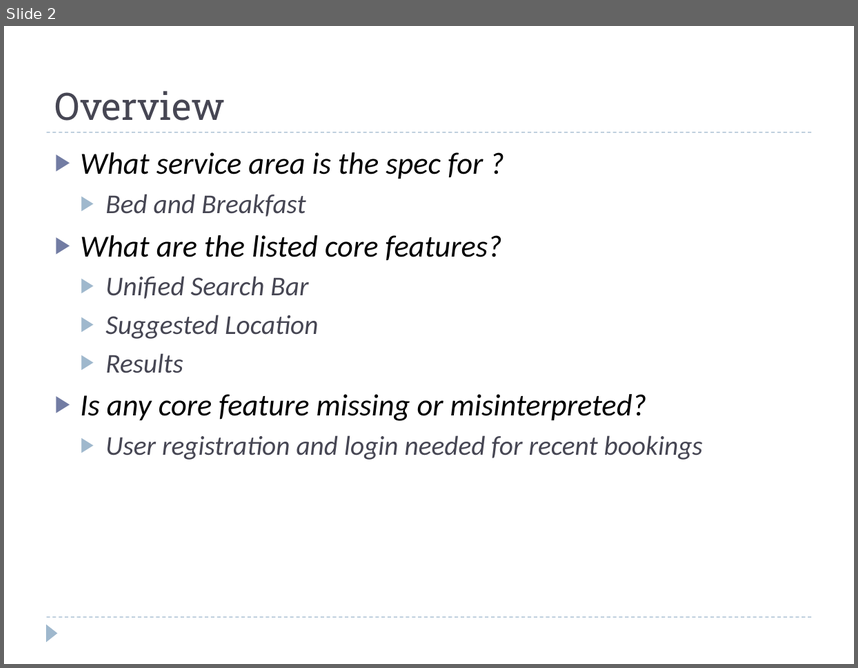
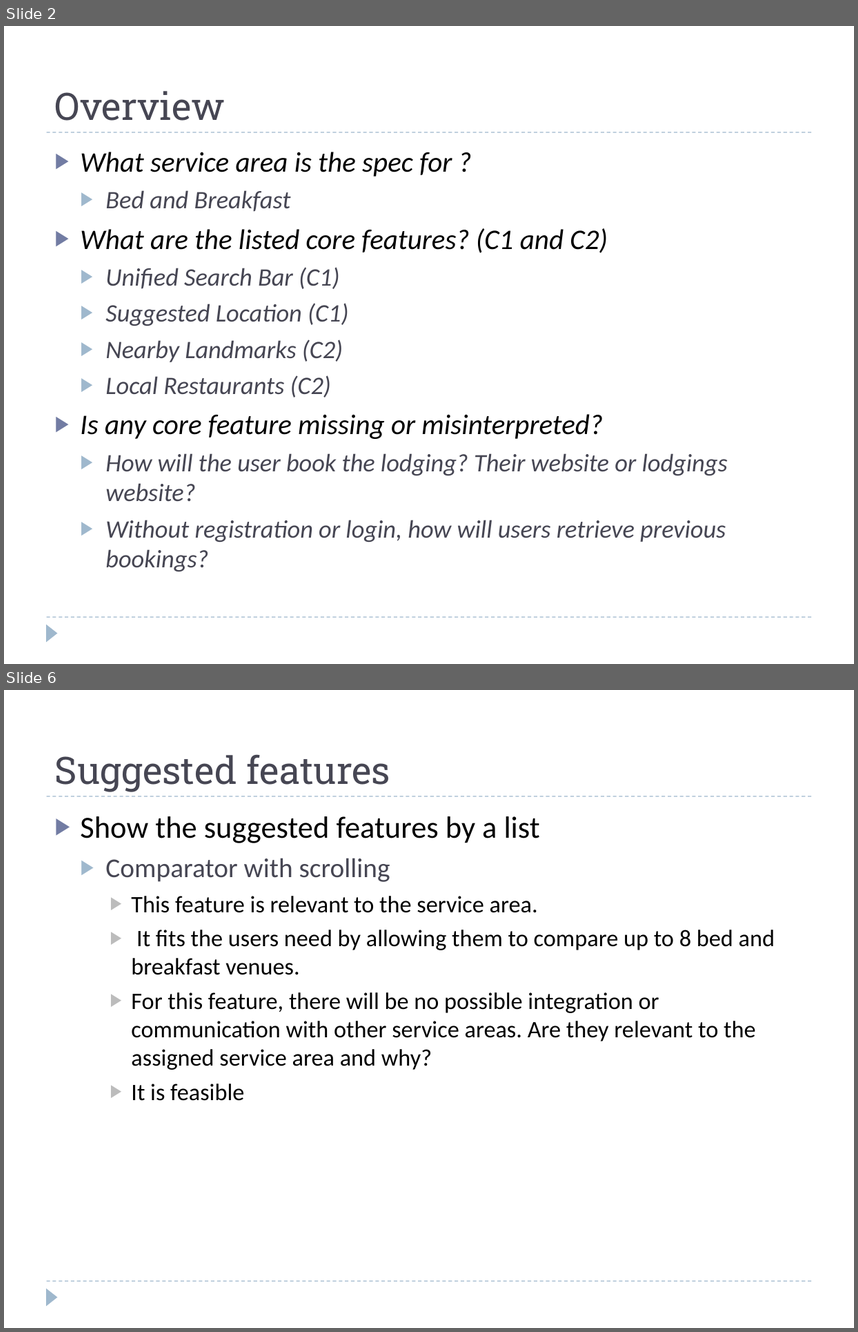
Before and after one commit to Lanzaa/CS160-2012, a slide deck: M1-B/group2M1PartB.ppt. Shown one above the other, each under a label of ours: slide 2 before the commit, slides 2 and 6 after it; the slides between them are not shown. The pictures are 858x668 and 858x1332 pixels, drawn with LibreOffice and Linux fonts; fonts in the diff are those of the drawing. Boxes give left, top, right and bottom in pixels: in the first picture for what was removed or moved away, otherwise in the second. Text is boxed around its words. In the diff, an @@ line names an element or a change of style, - is before the commit and + after.

```diff
--- a/M1-B/group2M1PartB.ppt
+++ b/M1-B/group2M1PartB.ppt
@@ slide 6 added at (4,690,854,1328), background #FFFFFF; not listed: 3 template elements that a slide beside it also shows @@
@@ title added at (55,754,391,792), 32 pt, text #464653 @@
+Suggested features
@@ text added at (80,816,775,1101), 20 pt, text #000000 @@
+▶ Show the suggested features by a list
+  ▶ Comparator with scrolling
+    ▶ This feature is relevant to the service area.
+    ▶ It fits the users need by allowing them to compare up to 8 bed and breakfast venues.
+    ▶ For this feature, there will be no possible integration or communication with other service areas. Are they relevant to the assigned service area and why?
+    ▶ It is feasible
@@ slide 2 changed as well @@
@@ text at (80,152,603,439): size 26 to 24.1 pt in "What service area is the spec for ...", "Is any core feature missing or misinterpreted?"; size 23 to 21.3 pt in "Bed and Breakfast" @@
@@ text at (80,228,608,397): text changed; size 23 to 21.3 pt @@
-▶ What are the listed core features?
-  ▶ Unified Search Bar
-  ▶ Suggested Location
-  ▶ Results
+▶ What are the listed core features? (C1 and C2)
+  ▶ Unified Search Bar (C1)
+  ▶ Suggested Location (C1)
+  ▶ Nearby Landmarks (C2)
+  ▶ Local Restaurants (C2)
@@ text at (105,453,728,572): text changed; size 23 to 21.3 pt @@
-  ▶ User registration and login needed for recent bookings
+  ▶ How will the user book the lodging? Their website or lodgings website?
+  ▶ Without registration or login, how will users retrieve previous bookings?
```
Also in this commit, not shown: 5 other slides changed, 5 other slides added.
